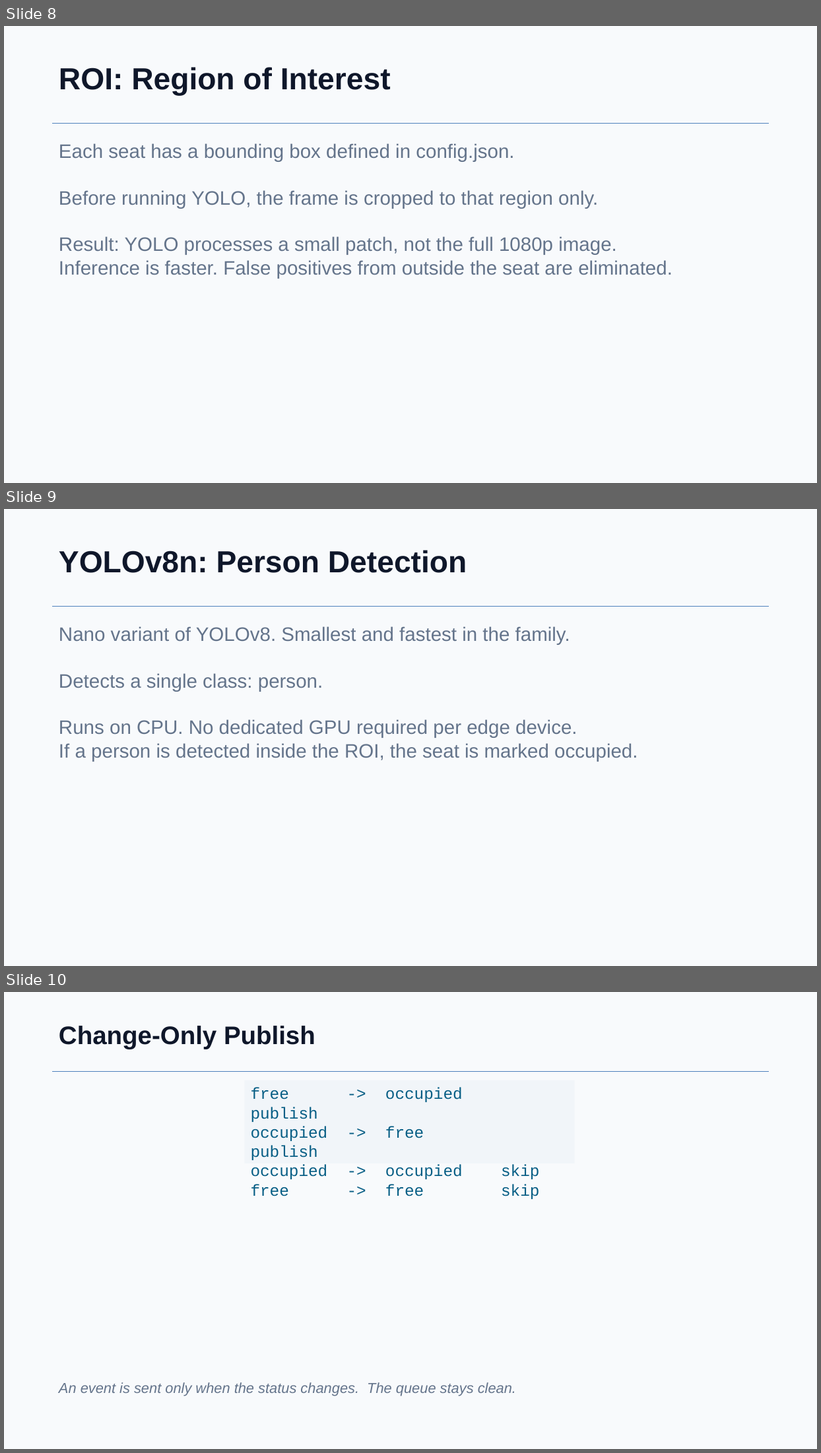
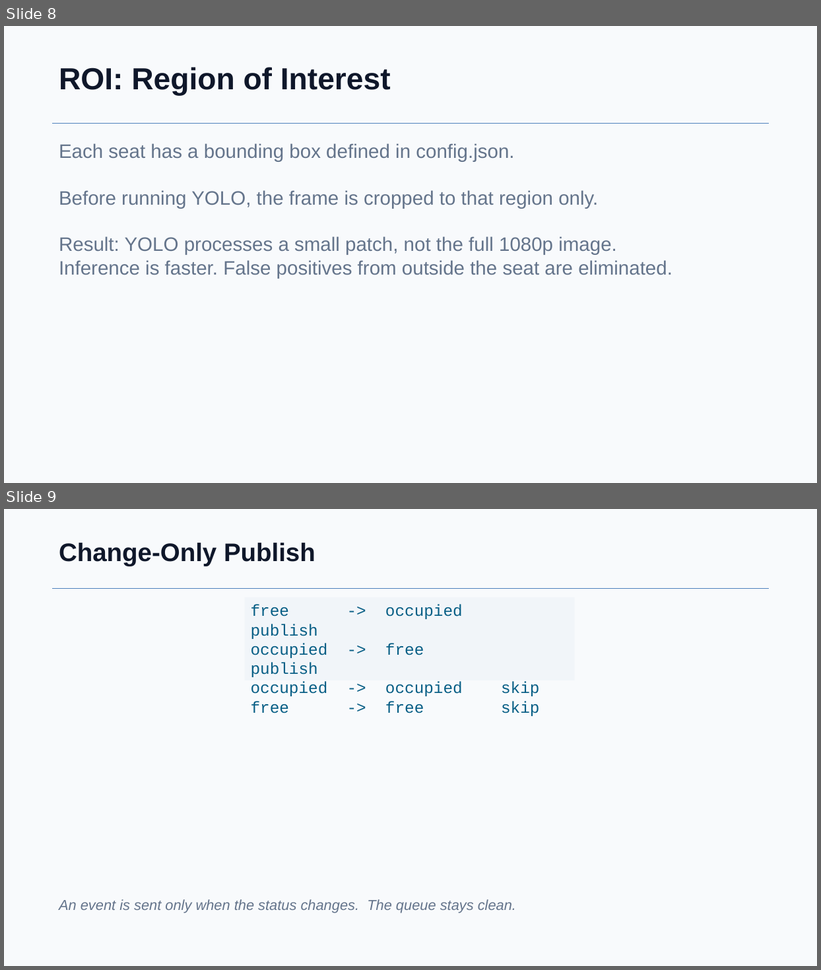
Before and after one commit to AhmadovMahammad/train-seat-monitor, a slide deck: docs/presentation.pptx. Shown one above the other, each under a label of ours: slides 8, 9 and 10 before the commit, slides 8 and 9 after it. The pictures are 821x1453 and 821x970 pixels, drawn with LibreOffice and Linux fonts; fonts in the diff are those of the drawing. Boxes give left, top, right and bottom in pixels: in the first picture for what was removed or moved away, otherwise in the second. Text is boxed around its words. In the diff, an @@ line names an element or a change of style, - is before the commit and + after.

```diff
--- a/docs/presentation.pptx
+++ b/docs/presentation.pptx
@@ slide 9 removed at [4, 509, 817, 966], background #F8FAFC @@
@@ text removed at [59, 550, 467, 573] @@
-YOLOv8n: Person Detection
@@ line removed from (53, 607) to (768, 607) @@
@@ text removed at [59, 626, 638, 762] @@
-Nano variant of YOLOv8. Smallest and fastest in the family.
-Detects a single class: person.
-Runs on CPU. No dedicated GPU required per edge device.
-If a person is detected inside the ROI, the seat is marked occupied.
@@ what was slide 10 is now slide 9 @@
```
Also in this commit, not shown: 1 slide changed, 5 other slides removed, 45 other files.
